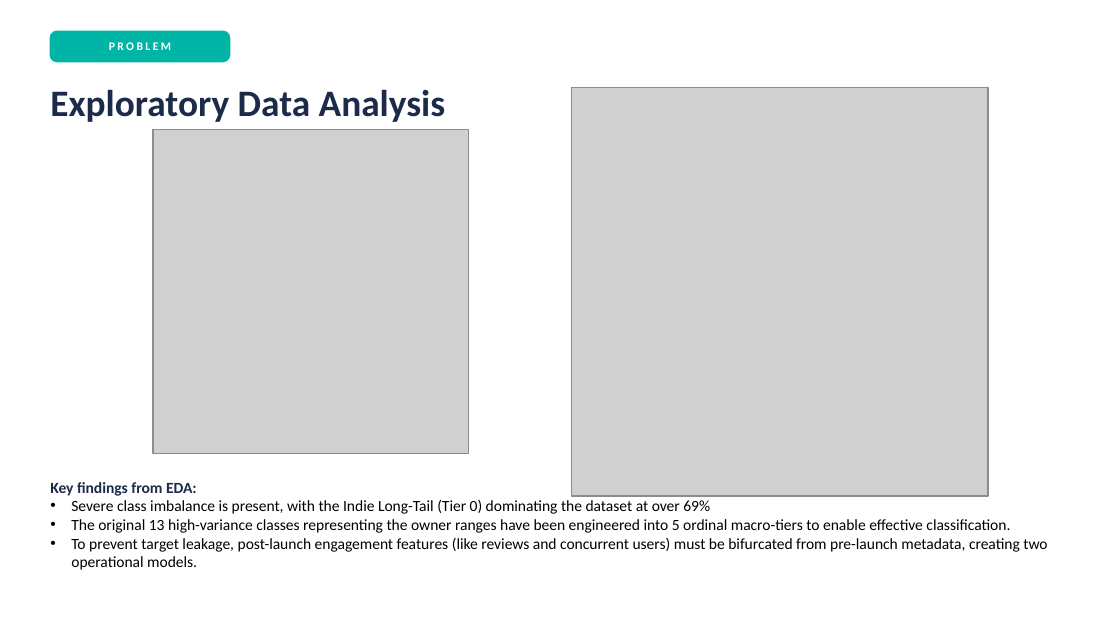
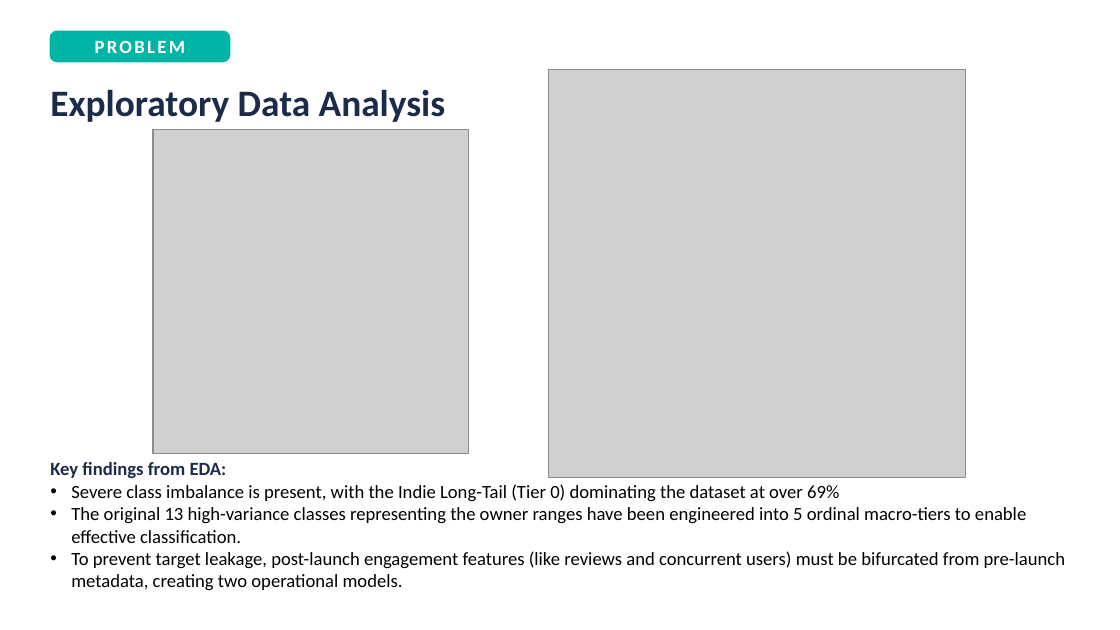
Before and after one commit to AndreaZanin02/HitPredictor-Steam, a slide deck: slide 5 of documentation/Presentation.pptx. Drawn at 1120x630 pixels with LibreOffice and Linux fonts; fonts in the diff are those of the drawing; grey boxes stand for pictures. Boxes give left, top, right and bottom in pixels: in the first picture for what was removed or moved away, otherwise in the second. Text is boxed around its words. In the diff, an @@ line names an element or a change of style, - is before the commit and + after.

```diff
--- a/documentation/Presentation.pptx
+++ b/documentation/Presentation.pptx
@@ text "PROBLEM" at box(95, 40, 185, 53): size 7.5 to 12 pt @@
@@ picture: place and size @@
-picture at box(571, 87, 988, 496)
+picture at box(549, 69, 965, 478)
@@ text "Key findings from EDA:" at box(50, 462, 1065, 590): size 10 to 12 pt @@
```
Also in this commit, not shown: 11 other slides changed, 1 other file.
